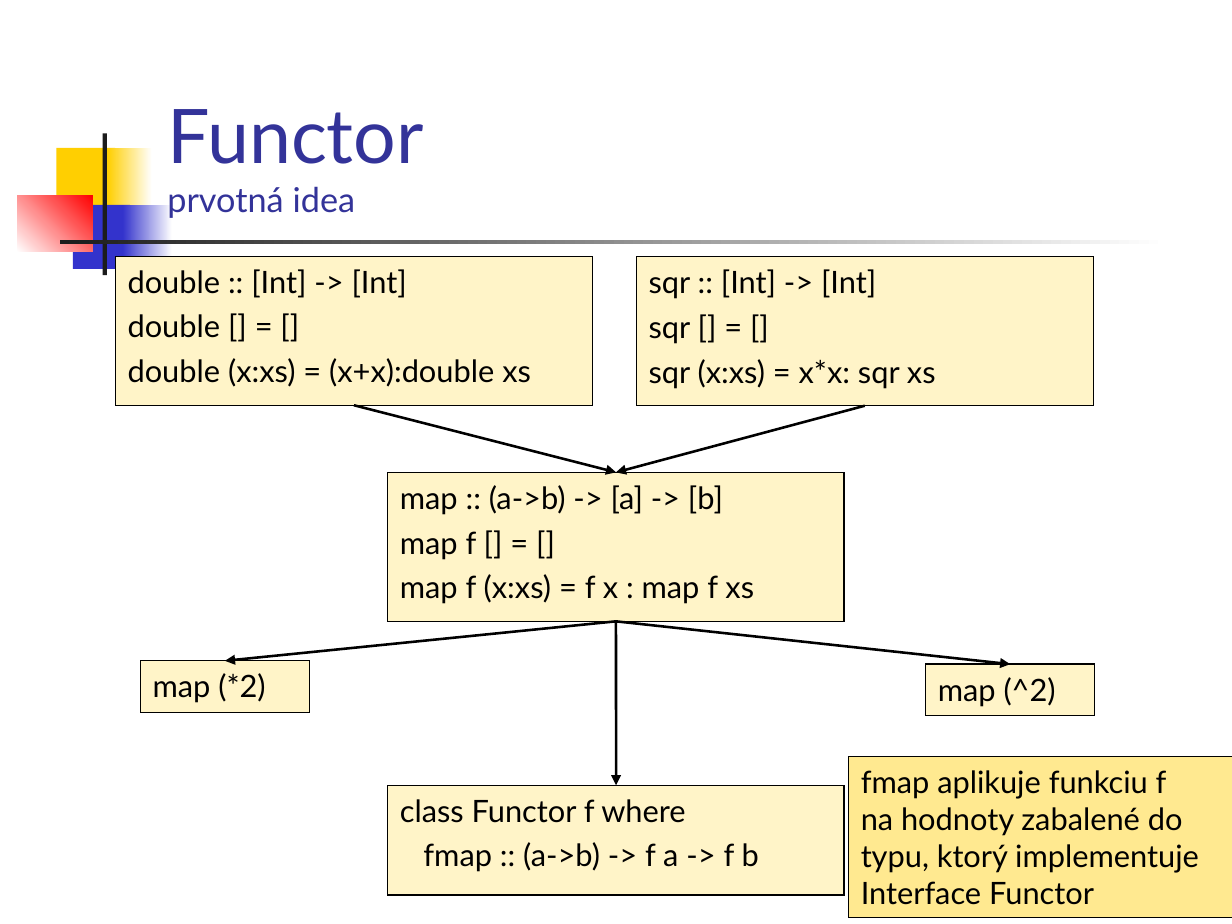
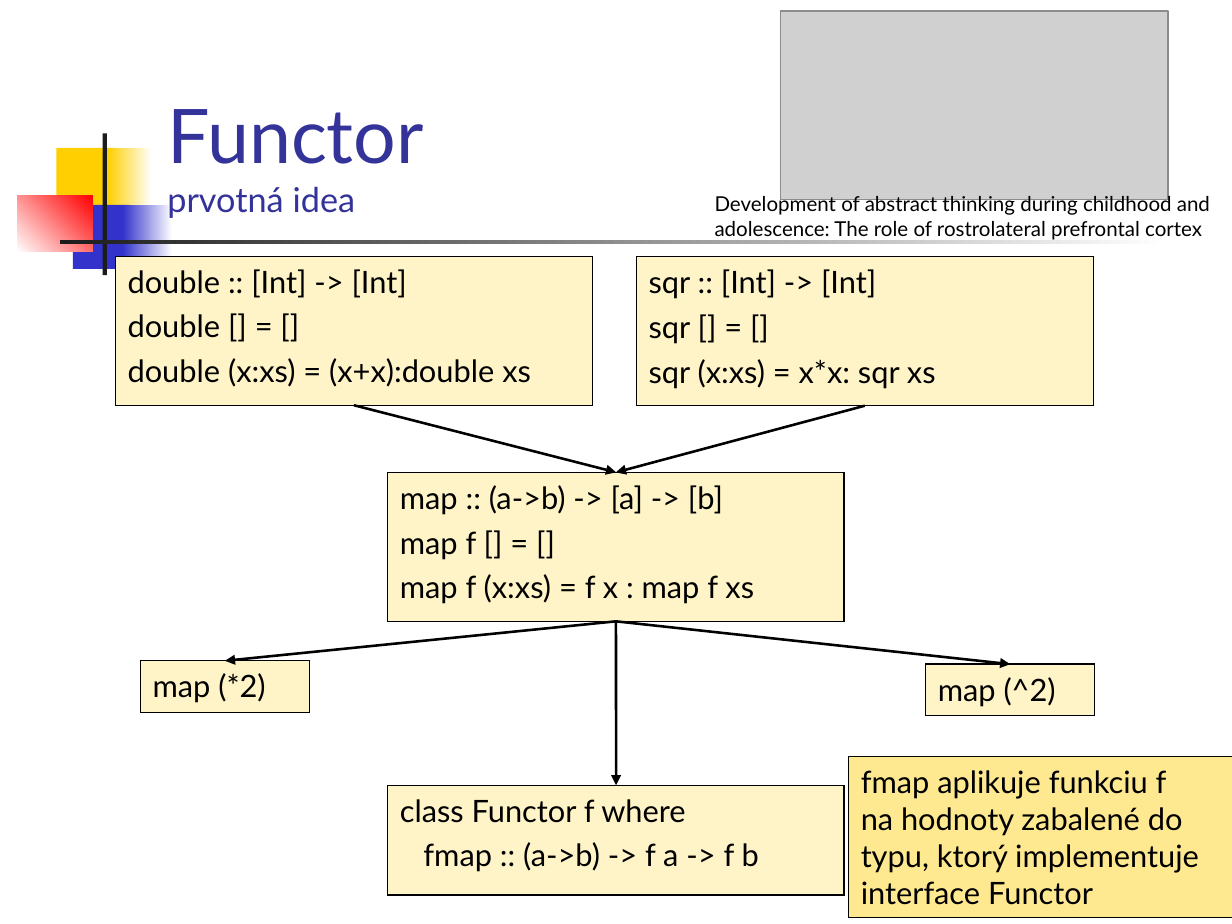
Before and after one commit to Funkcionalne/Prednasky, a slide deck: slide 7 of 11/11_fpro.ppt. Drawn at 1232x924 pixels with LibreOffice and Linux fonts; fonts in the diff are those of the drawing; grey boxes stand for pictures. Boxes give left, top, right and bottom in pixels: in the first picture for what was removed or moved away, otherwise in the second. Text is boxed around its words. In the diff, an @@ line names an element or a change of style, - is before the commit and + after.

```diff
--- a/11/11_fpro.ppt
+++ b/11/11_fpro.ppt
@@ picture added at bbox=[780, 11, 1168, 200] @@
@@ text added at bbox=[715, 194, 1210, 241], 12 pt, text #000000 @@
+Development of abstract thinking during childhood and adolescence: The role of rostrolateral prefrontal cortex
@@ text in rectangle at bbox=[861, 881, 1093, 905]: text changed @@
-Interface Functor
+interface Functor
```
Also in this commit, not shown: 33 other slides changed, 1 slide added, 6 other files.
